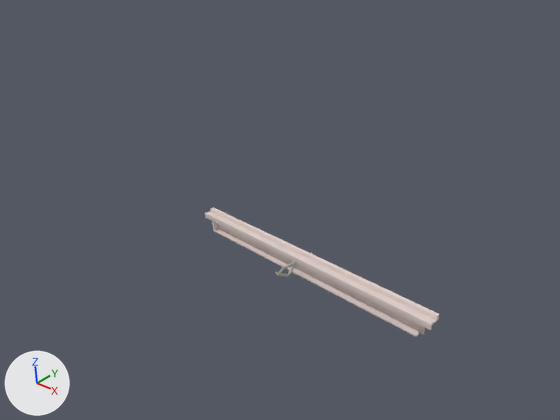
Before and after pictures for a commit that changed the Blender file design/Organ.blend.
One viewpoint serves both versions: the file's camera 'Camera'. Arrows for +X, +Y and +Z are at lower left; the lights stay in place. The same objects are shown in both versions, whatever each file hides.

The older version as bpy lines, for what is in view:
```python
me_cube_547 = bpy.data.meshes.new('Cube.547')
me_cube_547.from_pydata(...)  # 156 vertices, 168 faces; spans x -0.42..0.39, y -1.45..0.93, z -0.44..0.23
me_cube_547.polygons.foreach_set('use_smooth', [True] * 168)
me_cube_547.materials.append(mat_metal)  # white #e7ecda
me_cube_548 = bpy.data.meshes.new('Cube.548')
me_cube_548.from_pydata(...)  # 102 vertices, 137 faces; spans x -0.42..0.21, y -1.44..0.14, z -0.68..0.14
me_cube_548.polygons.foreach_set('use_smooth', [True] * 137)
me_cube_548.materials.append(mat_metal)  # white #e7ecda
me_plane_069 = bpy.data.meshes.new('Plane.069')
me_plane_069.from_pydata(...)  # 8 vertices, 6 faces; spans x -8.5..8.5, y -0.2..0.1, z 0.0..0.1
me_plane_069.materials.append(mat_wood_stops)  # light grey #e1d1cc
me_plane_075 = bpy.data.meshes.new('Plane.075')
me_plane_075.from_pydata(...)  # 8 vertices, 6 faces; spans x -7.8..7.8, y 0.0..0.3, z -0.1..0.1
me_plane_075.materials.append(mat_wood_stops)  # light grey #e1d1cc
ob_cube_570 = bpy.data.objects.new('Cube.570', me_cube_547)
ob_cube_570.location = (0.0, 0.0, 0.0)
ob_cube_571 = bpy.data.objects.new('Cube.571', me_cube_548)
ob_cube_571.location = (0.0, 0.0, 0.0)
ob_cube_573 = bpy.data.objects.new('Cube.573', me_cube_547)
ob_cube_573.location = (0.0, 0.0, 0.0)
ob_plane_060 = bpy.data.objects.new('Plane.060', me_plane_069)
ob_plane_060.parent = ob_plane_077
ob_plane_060.matrix_parent_inverse = Matrix(((1.827, 0.0, 0.0, -0.0196), (0.0, 1.0, 0.0, 0.0609), (0.0, 0.0, 1.0, -11.63), (0.0, 0.0, 0.0, 1.0)))
ob_plane_060.location = (0.0107, -0.0609, 11.69)
ob_plane_060.rotation_euler = (1.571, 0.0, 0.0)  # degrees (90, 0, 0)
ob_plane_060.scale = (0.547, 1.0, 1.0)
ob_plane_077 = bpy.data.objects.new('Plane.077', me_plane_075)
ob_plane_077.location = (0.0, 0.0, 0.0)
# also in view: 'Plane.072' at (0.0, 0.17, -1.0); 'Plane.076' at (0.0, 0.52, 0.24); 'Plane.073' at (0.0, 0.26, 0.13); 'Plane.074' at (0.0, 0.39, -0.49)
```
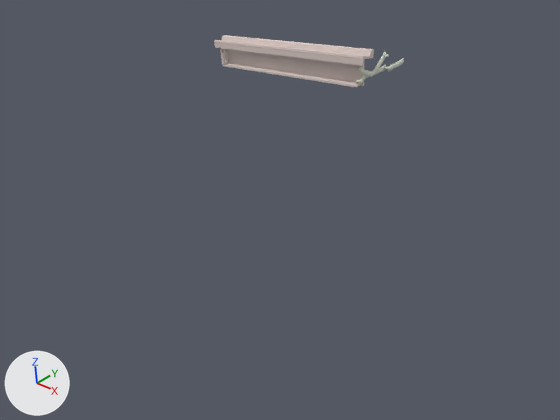
The change, as a list of edits to the scene's bpy script:
```text
Change ob_cube_573:
    ob_cube_573.location: (0.0, 0.0, 0.0) -> (-4.59, 1.4, 11.1)
Change ob_cube_571:
    ob_cube_571.location: (0.0, 0.0, 0.0) -> (4.6, 1.4, 11.6)
Change ob_cube_570:
    ob_cube_570.location: (0.0, 0.0, 0.0) -> (4.6, 1.4, 11.1)
Change ob_plane_077:
    ob_plane_077.location: (0.0, 0.0, 0.0) -> (0.01, -0.06, 11.63)
    ob_plane_077.scale: (1.0, 1.0, 1.0) -> (0.547, 1.0, 1.0)
```

Pixel boxes [x1, y1, x2, y2] of what changed, in the pictures (560 x 420 px):
'Plane.074', moved, rescaled (34% narrower, 66% shorter): before [218, 224, 425, 334]; after [227, 49, 364, 86]
'Plane.076', moved, rescaled (33% narrower, 81% shorter): before [211, 207, 439, 320]; after [222, 35, 374, 56]
'Plane.072', moved, rescaled (33% narrower, 77% shorter): before [215, 229, 420, 336]; after [224, 63, 361, 87]
'Plane.060', moved, rescaled (34% narrower, 79% shorter): before [205, 214, 432, 330]; after [214, 42, 364, 66]
'Plane.073', moved, rescaled (32% narrower, 83% shorter): before [205, 211, 438, 326]; after [214, 40, 373, 59]
'Plane.075', moved, rescaled (34% narrower, 85% shorter): before [206, 213, 432, 324]; after [215, 40, 363, 56]
'Cube.571', moved: before [275, 262, 297, 277]; after [356, 52, 389, 77]
'Cube.570', moved: before [277, 252, 312, 277]; after [356, 58, 404, 85]
'Plane.078', moved, rescaled: before [212, 221, 219, 231]; after [220, 48, 228, 66]
